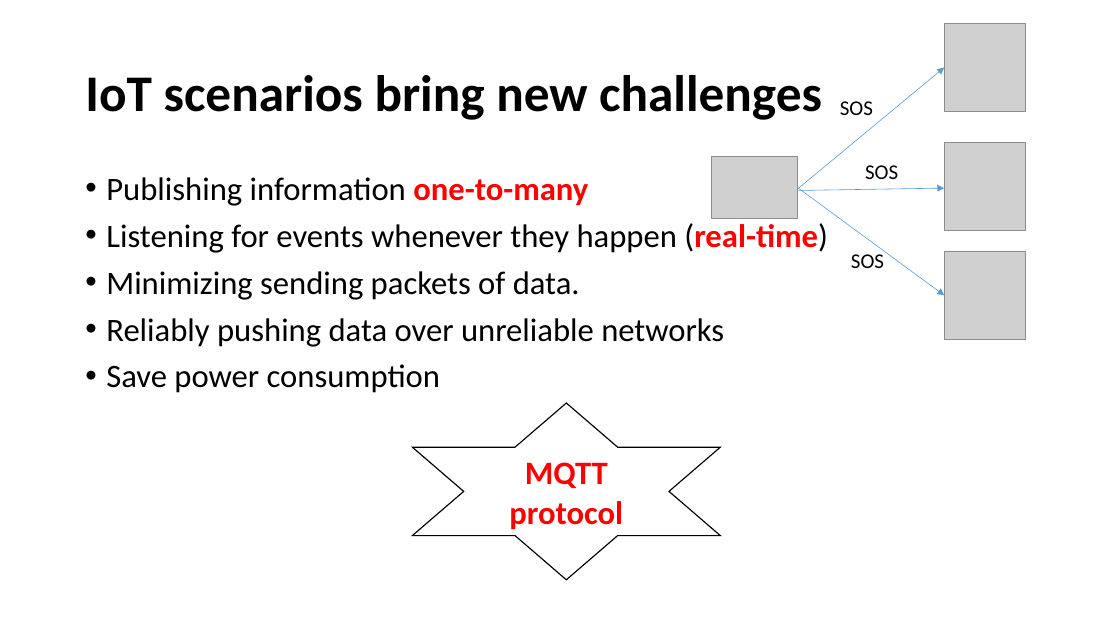
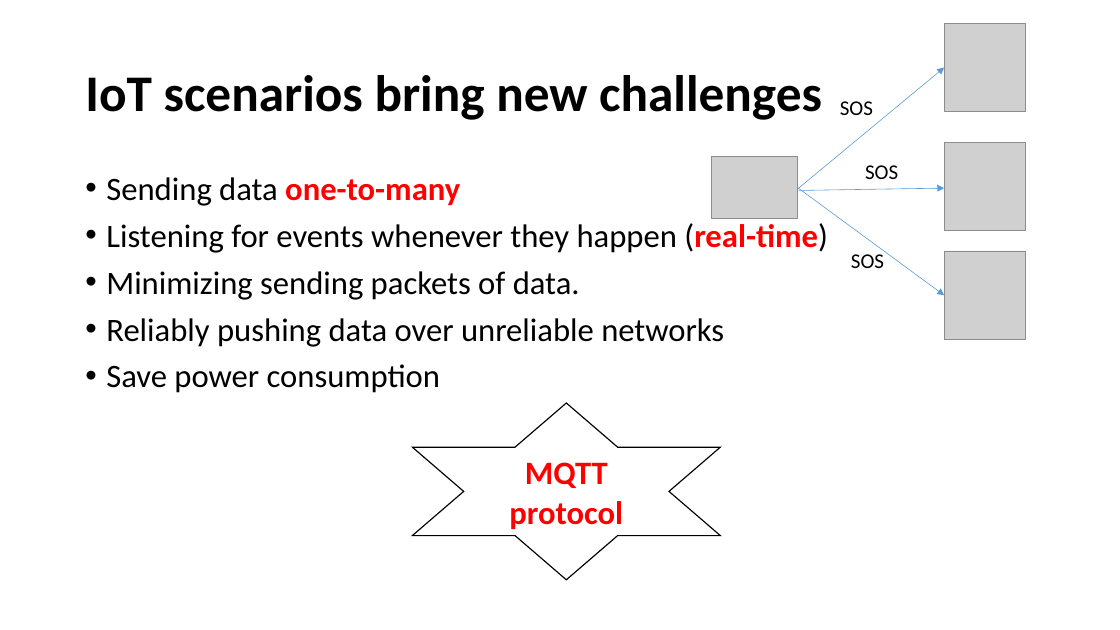
Before and after one commit to lephamtuyen/healthmonitoring, a slide deck: slide 8 of IBM_IoT.pptx. Drawn at 1120x630 pixels with LibreOffice and Linux fonts; fonts in the diff are those of the drawing; grey boxes stand for pictures. Boxes give left, top, right and bottom in pixels: in the first picture for what was removed or moved away, otherwise in the second. Text is boxed around its words. In the diff, an @@ line names an element or a change of style, - is before the commit and + after.

```diff
--- a/IBM_IoT.pptx
+++ b/IBM_IoT.pptx
@@ text at (x1=106, y1=177, x2=460, y2=206): text changed @@
-• Publishing information one-to-many
+• Sending data one-to-many
```
Also in this commit, not shown: 2 other slides changed, 15 other files.
